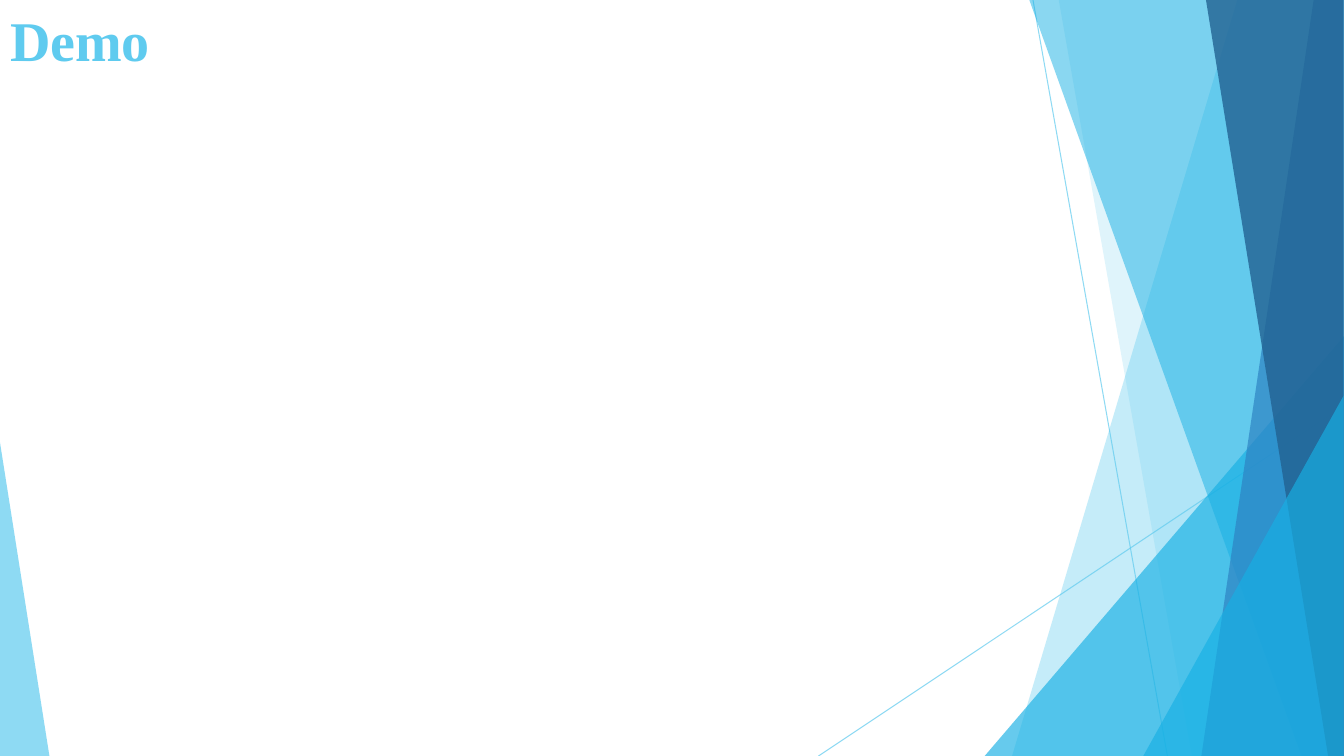
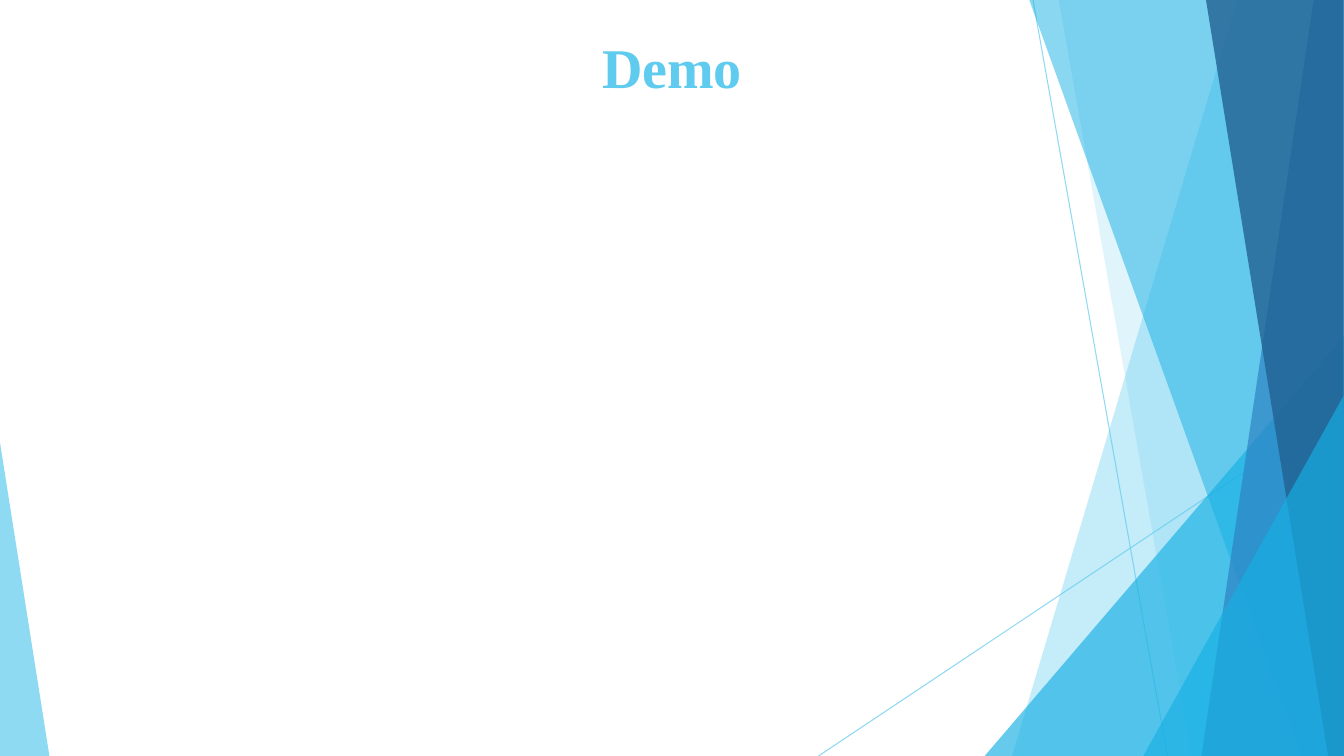
Before and after one commit to BU-NU-CLOUD-SP16/Network-Programmability-as-a-Service, a slide deck: slide 6 of Sprint_4.pptx. Drawn at 1344x756 pixels with LibreOffice and Linux fonts; fonts in the diff are those of the drawing. Boxes give left, top, right and bottom in pixels: in the first picture for what was removed or moved away, otherwise in the second. Text is boxed around its words. In the diff, an @@ line names an element or a change of style, - is before the commit and + after.

```diff
--- a/Sprint_4.pptx
+++ b/Sprint_4.pptx
@@ title "Demo": place and size @@
-title "Demo" at (10, 24, 150, 62)
+title "Demo" at (602, 51, 742, 89)
@@ title "Demo" at (602, 51, 742, 89): alignment left to centre @@
```
Also in this commit, not shown: 7 other slides changed, 1 slide added, 1 slide removed.
